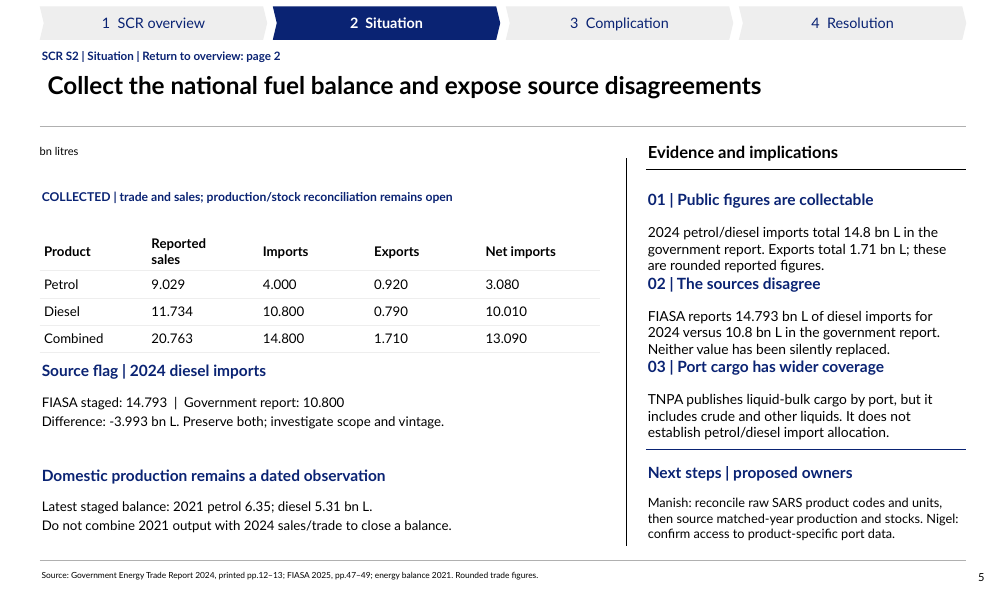
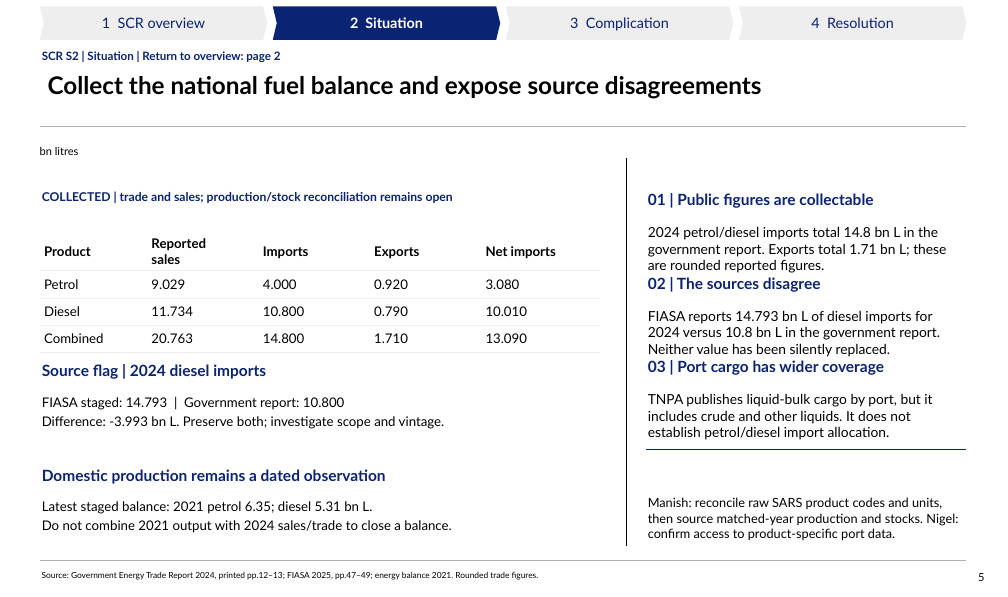
Before and after one commit to Africa-International-Advisors/liquid_fuels_model, a slide deck: slide 5 of pptx/output/delivered/Vopak_Week1_Analytical_Pack_2026_10_06.pptx. Drawn at 1008x597 pixels with LibreOffice and Linux fonts; fonts in the diff are those of the drawing; background and template pictures are left out. Boxes give left, top, right and bottom in pixels: in the first picture for what was removed or moved away, otherwise in the second. Text is boxed around its words. In the diff, an @@ line names an element or a change of style, - is before the commit and + after.

```diff
--- a/pptx/output/delivered/Vopak_Week1_Analytical_Pack_2026_10_06.pptx
+++ b/pptx/output/delivered/Vopak_Week1_Analytical_Pack_2026_10_06.pptx
@@ text removed at bbox=[648, 145, 838, 161] @@
-Evidence and implications
@@ line removed from (646, 169) to (967, 169) @@
@@ text removed at bbox=[648, 466, 853, 481] @@
-Next steps | proposed owners
```
Also in this commit, not shown: 12 other slides changed, 5 other files.
